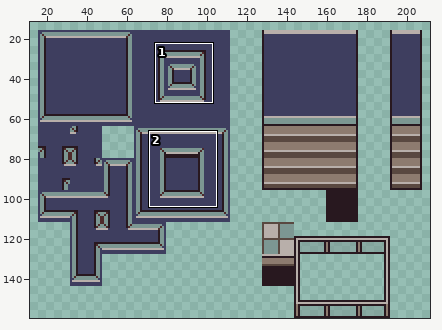
Two states of a sprite sheet, assets/sprites/tilesets/tile_hallway_dream.png. The first picture is a wide view before the edit; the outline marks the close-up.
Close-up. As it was:
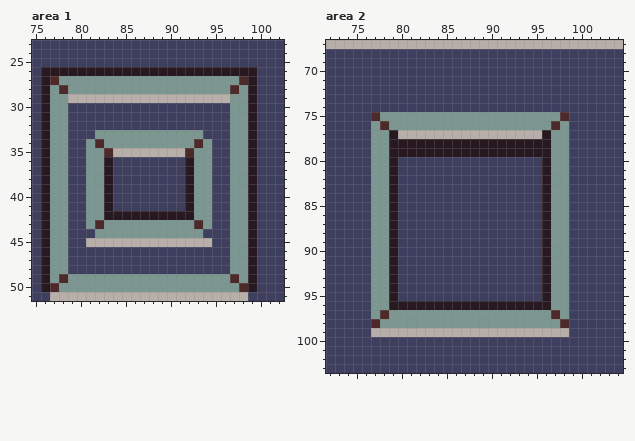
The file is 224x160 pixels. Shown: area 1: x 75..102, y 23..51; area 2: x 72..104, y 67..103. The wide view leaves out empty margins.
After the commit:
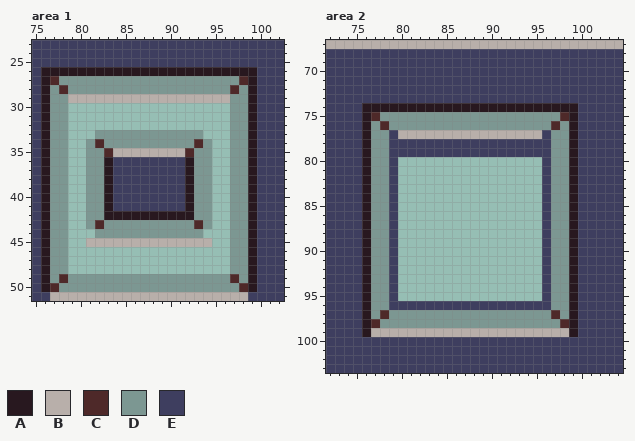
Palette (. is transparent): A #28181f  B #b8afaa  C #4e2929  D #7c9792  E #3e3e5f
Diff:
--- area 1
@@ x 75..102 @@
 29 EADDBBBBBBBBBBBBBBBBBBDDAEEE
-30 EADDEEEEEEEEEEEEEEEEEEDDAEEE
-31 EADDEEEEEEEEEEEEEEEEEEDDAEEE
-32 EADDEEEEEEEEEEEEEEEEEEDDAEEE
-33 EADDEEEDDDDDDDDDDDDEEEDDAEEE
-34 EADDEEDCDDDDDDDDDDCDEEDDAEEE
-35 EADDEEDDCBBBBBBBBCDDEEDDAEEE
-36 EADDEEDDAEEEEEEEEADDEEDDAEEE
-37 EADDEEDDAEEEEEEEEADDEEDDAEEE
-38 EADDEEDDAEEEEEEEEADDEEDDAEEE
-39 EADDEEDDAEEEEEEEEADDEEDDAEEE
-40 EADDEEDDAEEEEEEEEADDEEDDAEEE
-41 EADDEEDDAEEEEEEEEADDEEDDAEEE
-42 EADDEEDDAAAAAAAAAADDEEDDAEEE
-43 EADDEEDCDDDDDDDDDDCDEEDDAEEE
-44 EADDEEEDDDDDDDDDDDDEEEDDAEEE
-45 EADDEEBBBBBBBBBBBBBBEEDDAEEE
-46 EADDEEEEEEEEEEEEEEEEEEDDAEEE
-47 EADDEEEEEEEEEEEEEEEEEEDDAEEE
-48 EADDEEEEEEEEEEEEEEEEEEDDAEEE
+30 EADD..................DDAEEE
+31 EADD..................DDAEEE
+32 EADD..................DDAEEE
+33 EADD...DDDDDDDDDDDD...DDAEEE
+34 EADD..DCDDDDDDDDDDCD..DDAEEE
+35 EADD..DDCBBBBBBBBCDD..DDAEEE
+36 EADD..DDAEEEEEEEEADD..DDAEEE
+37 EADD..DDAEEEEEEEEADD..DDAEEE
+38 EADD..DDAEEEEEEEEADD..DDAEEE
+39 EADD..DDAEEEEEEEEADD..DDAEEE
+40 EADD..DDAEEEEEEEEADD..DDAEEE
+41 EADD..DDAEEEEEEEEADD..DDAEEE
+42 EADD..DDAAAAAAAAAADD..DDAEEE
+43 EADD..DCDDDDDDDDDDCD..DDAEEE
+44 EADD...DDDDDDDDDDDD...DDAEEE
+45 EADD..BBBBBBBBBBBBBB..DDAEEE
+46 EADD..................DDAEEE
+47 EADD..................DDAEEE
+48 EADD..................DDAEEE
 49 EADCDDDDDDDDDDDDDDDDDDCDAEEE
--- area 2
@@ x 72..104 @@
  73 EEEEEEEEEEEEEEEEEEEEEEEEEEEEEEEEE
- 74 EEEEEEEEEEEEEEEEEEEEEEEEEEEEEEEEE
- 75 EEEEECDDDDDDDDDDDDDDDDDDDDCEEEEEE
- 76 EEEEEDCDDDDDDDDDDDDDDDDDDCDEEEEEE
- 77 EEEEEDDABBBBBBBBBBBBBBBBADDEEEEEE
- 78 EEEEEDDAAAAAAAAAAAAAAAAAADDEEEEEE
- 79 EEEEEDDAAAAAAAAAAAAAAAAAADDEEEEEE
- 80 EEEEEDDAEEEEEEEEEEEEEEEEADDEEEEEE
- 81 EEEEEDDAEEEEEEEEEEEEEEEEADDEEEEEE
- 82 EEEEEDDAEEEEEEEEEEEEEEEEADDEEEEEE
- 83 EEEEEDDAEEEEEEEEEEEEEEEEADDEEEEEE
- 84 EEEEEDDAEEEEEEEEEEEEEEEEADDEEEEEE
- 85 EEEEEDDAEEEEEEEEEEEEEEEEADDEEEEEE
- 86 EEEEEDDAEEEEEEEEEEEEEEEEADDEEEEEE
- 87 EEEEEDDAEEEEEEEEEEEEEEEEADDEEEEEE
- 88 EEEEEDDAEEEEEEEEEEEEEEEEADDEEEEEE
- 89 EEEEEDDAEEEEEEEEEEEEEEEEADDEEEEEE
- 90 EEEEEDDAEEEEEEEEEEEEEEEEADDEEEEEE
- 91 EEEEEDDAEEEEEEEEEEEEEEEEADDEEEEEE
- 92 EEEEEDDAEEEEEEEEEEEEEEEEADDEEEEEE
- 93 EEEEEDDAEEEEEEEEEEEEEEEEADDEEEEEE
- 94 EEEEEDDAEEEEEEEEEEEEEEEEADDEEEEEE
- 95 EEEEEDDAEEEEEEEEEEEEEEEEADDEEEEEE
- 96 EEEEEDDAAAAAAAAAAAAAAAAAADDEEEEEE
- 97 EEEEEDCDDDDDDDDDDDDDDDDDDCDEEEEEE
- 98 EEEEECDDDDDDDDDDDDDDDDDDDDCEEEEEE
- 99 EEEEEBBBBBBBBBBBBBBBBBBBBBBEEEEEE
+ 74 EEEEAAAAAAAAAAAAAAAAAAAAAAAAEEEEE
+ 75 EEEEACDDDDDDDDDDDDDDDDDDDDCAEEEEE
+ 76 EEEEADCDDDDDDDDDDDDDDDDDDCDAEEEEE
+ 77 EEEEADDEBBBBBBBBBBBBBBBBEDDAEEEEE
+ 78 EEEEADDEEEEEEEEEEEEEEEEEEDDAEEEEE
+ 79 EEEEADDEEEEEEEEEEEEEEEEEEDDAEEEEE
+ 80 EEEEADDE................EDDAEEEEE
+ 81 EEEEADDE................EDDAEEEEE
+ 82 EEEEADDE................EDDAEEEEE
+ 83 EEEEADDE................EDDAEEEEE
+ 84 EEEEADDE................EDDAEEEEE
+ 85 EEEEADDE................EDDAEEEEE
+ 86 EEEEADDE................EDDAEEEEE
+ 87 EEEEADDE................EDDAEEEEE
+ 88 EEEEADDE................EDDAEEEEE
+ 89 EEEEADDE................EDDAEEEEE
+ 90 EEEEADDE................EDDAEEEEE
+ 91 EEEEADDE................EDDAEEEEE
+ 92 EEEEADDE................EDDAEEEEE
+ 93 EEEEADDE................EDDAEEEEE
+ 94 EEEEADDE................EDDAEEEEE
+ 95 EEEEADDE................EDDAEEEEE
+ 96 EEEEADDEEEEEEEEEEEEEEEEEEDDAEEEEE
+ 97 EEEEADCDDDDDDDDDDDDDDDDDDCDAEEEEE
+ 98 EEEEACDDDDDDDDDDDDDDDDDDDDCAEEEEE
+ 99 EEEEABBBBBBBBBBBBBBBBBBBBBBAEEEEE
 100 EEEEEEEEEEEEEEEEEEEEEEEEEEEEEEEEE
Pixel boxes of the changes (left, top, right, bottom) in both close-ups:
erased: (68, 103, 230, 274)
changed: (362, 103, 578, 337)
